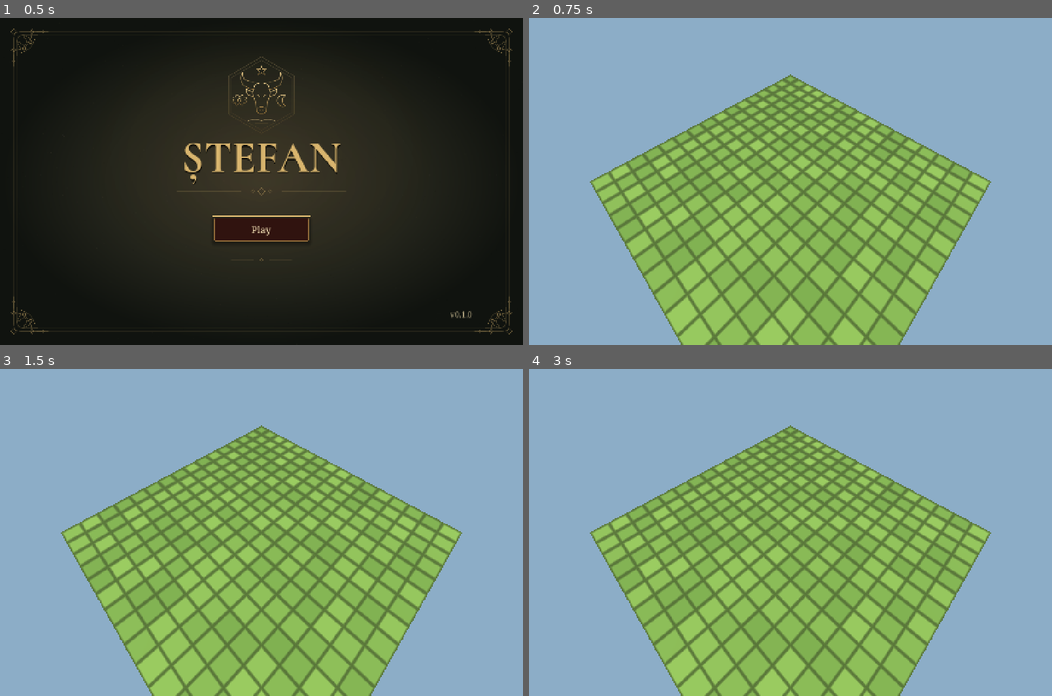
Above: before the commit, frames 1-4 (two rows, left to right).
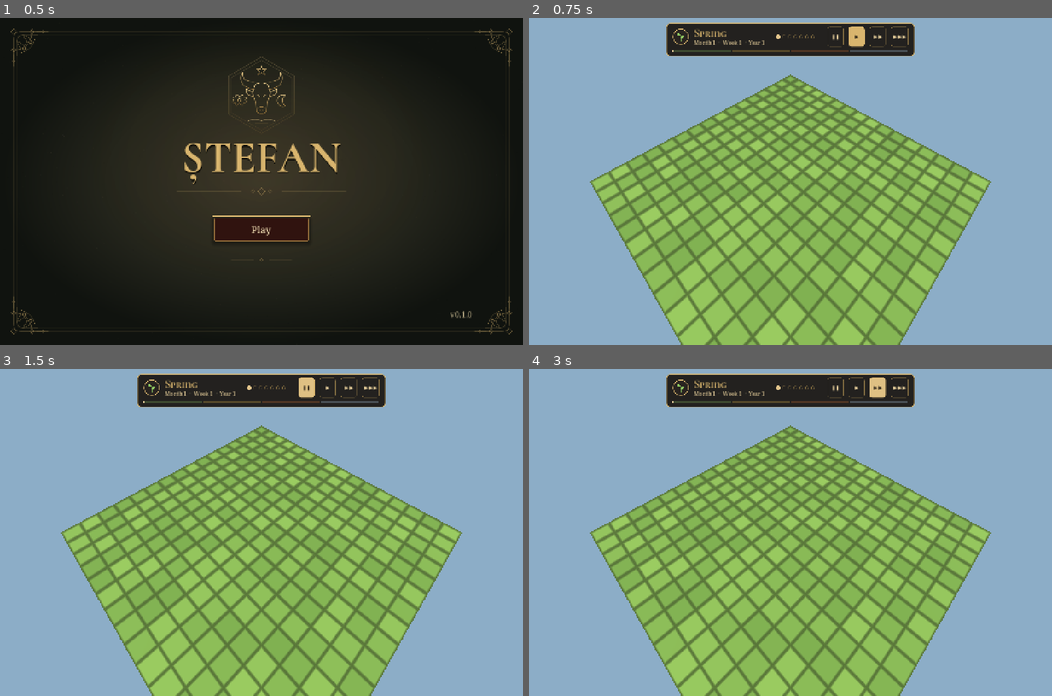
Above: after the commit, the same moments.

Repository: gcojocaru/razes
Game: Godot game, scene res://main.tscn
Same seed, same stepped clock (60 frames per second), same inputs: the game is played once before the commit and once after it. Sound files missing from this copy of the repository are replaced by a short silence.
Inputs (mouse positions are in pixels of both pictures, inside the frame that each line leads up to):
- Up to frame 1 (0.5 s): no input
- Up to frame 2 (0.75 s): click "Play" at 0.5 s
- Up to frame 3 (1.5 s): click (308, 388) at 1.25 s, where only the run after the commit has a clickable "❚❚"
- Up to frame 4 (3 s): click (858, 388) at 2 s, where only the run after the commit has a clickable "▶"; click (879, 388) at 2.75 s, where only the run after the commit has a clickable "▶▶"

Frame 1 is identical in both runs. In frame 2, 4.9% of the frame differs, in the area x 26-74%, y 1-12%; in frame 3, 4.9%; in frame 4, 4.9%.

Commit message:
feat: add a seasonal calendar with a time panel and speed controls
A year is 4 seasons of 3 months, each month 4 weeks of 7 days. A top-centre
panel shows the season emblem, date, day-of-week pips and year progress, with
pause, 1×, 2× and 4× buttons (Space, 1, 2, 3 on the keyboard).

Co-Authored-By: Claude Opus 5.5 <noreply@anthropic.com>

Diff:
--- /dev/null
+++ b/godot/calendar.gd
@@ -0,0 +1,22 @@
+class_name Calendar
+## Game calendar: a year is 4 seasons of 3 months, each month 4 weeks of 7 days.
+## Dates are derived from a single day count starting at 0 (first day of spring, year 1).
+
+const DAYS_PER_WEEK := 7
+const WEEKS_PER_MONTH := 4
+const MONTHS_PER_SEASON := 3
+const SEASONS := ["Spring", "Summer", "Autumn", "Winter"]
+
+const DAYS_PER_MONTH := DAYS_PER_WEEK * WEEKS_PER_MONTH
+const DAYS_PER_SEASON := DAYS_PER_MONTH * MONTHS_PER_SEASON
+const DAYS_PER_YEAR := DAYS_PER_SEASON * 4
+
+## Each field counts from 1, except season, which indexes SEASONS.
+static func date(day: int) -> Dictionary:
+	return {
+		"year": day / DAYS_PER_YEAR + 1,
+		"season": day % DAYS_PER_YEAR / DAYS_PER_SEASON,
+		"month": day % DAYS_PER_SEASON / DAYS_PER_MONTH + 1,
+		"week": day % DAYS_PER_MONTH / DAYS_PER_WEEK + 1,
+		"day": day % DAYS_PER_WEEK + 1,
+	}
--- a/godot/game.gd
+++ b/godot/game.gd
@@ -9,6 +9,14 @@
 const ZOOM_MAX := 40.0
 const ROTATE_SPEED := 1.8
 const DRAG_ROTATE_SPEED := 0.008
+const SECONDS_PER_DAY := 2.0
+
+var day := 0
+## Game-time multiplier; 0 is paused.
+var speed := 1
+var _resume_speed := 1
+var _day_time := 0.0
+var _time_hud: PanelContainer
 
 var hovered_cell := Vector2i(-1, -1)
 var selected_cell := Vector2i(-1, -1)
@@ -49,7 +57,33 @@
 	add_child(_camera)
 	_place_camera(Vector3.ZERO)
 
+	var hud := CanvasLayer.new()
+	add_child(hud)
+	_time_hud = preload("res://time_hud.gd").new()
+	_time_hud.speed_selected.connect(set_speed)
+	hud.add_child(_time_hud)
+	_show_date()
+
+func _show_date() -> void:
+	_time_hud.show_time(day, speed)
+
+func set_speed(new_speed: int) -> void:
+	if new_speed > 0:
+		_resume_speed = new_speed
+	speed = new_speed
+	_show_date()
+
+## Advances game time; whole days roll over and update the date display.
+func advance_time(seconds: float) -> void:
+	_day_time += seconds
+	while _day_time >= SECONDS_PER_DAY:
+		_day_time -= SECONDS_PER_DAY
+		day += 1
+	_show_date()
+
 func _process(delta: float) -> void:
+	if speed > 0:
+		advance_time(delta * speed)
 	var input := Input.get_vector("ui_left", "ui_right", "ui_up", "ui_down")
 	for key in [[KEY_A, Vector2.LEFT], [KEY_D, Vector2.RIGHT], [KEY_W, Vector2.UP], [KEY_S, Vector2.DOWN]]:
 		if Input.is_physical_key_pressed(key[0]):
@@ -74,6 +108,12 @@
 func _unhandled_input(event: InputEvent) -> void:
 	if event is InputEventMouseMotion and event.button_mask & MOUSE_BUTTON_MASK_RIGHT:
 		rotate_camera(-event.relative.x * DRAG_ROTATE_SPEED)
+	if event is InputEventKey and event.pressed and not event.echo:
+		match event.physical_keycode:
+			KEY_SPACE: set_speed(0 if speed > 0 else _resume_speed)
+			KEY_1: set_speed(1)
+			KEY_2: set_speed(2)
+			KEY_3: set_speed(4)
 	# macOS trackpads send gestures instead of wheel clicks.
 	if event is InputEventMagnifyGesture:
 		zoom_by(_zoom * (1.0 / event.factor - 1.0))
--- a/godot/tests/test_menu.gd
+++ b/godot/tests/test_menu.gd
@@ -83,7 +83,27 @@
 		var before: float = current_scene._zoom
 		current_scene._unhandled_input(pinch)
 		check(current_scene._zoom < before, "Trackpad pinch zooms in")
+		check(Calendar.DAYS_PER_YEAR == 336, "Year is 4 seasons x 3 months x 4 weeks x 7 days")
+		check(Calendar.date(0) == {"year": 1, "season": 0, "month": 1, "week": 1, "day": 1}, "Time starts on the first day of spring")
+		check(Calendar.date(335) == {"year": 1, "season": 3, "month": 3, "week": 4, "day": 7}, "Last day of the year is in winter")
+		check(Calendar.date(336).year == 2 and Calendar.date(336).season == 0, "Year rolls over into spring")
+		check(Calendar.date(28).month == 2 and Calendar.date(84).season == 1, "Months and seasons roll over")
+		var start_day: int = current_scene.day
+		current_scene.advance_time(current_scene.SECONDS_PER_DAY * 3)
+		check(current_scene.day == start_day + 3, "Game time advances whole days")
+		check(current_scene.find_child("TimeHud", true, false) != null, "Game shows the time panel")
+		var space := InputEventKey.new()
+		space.physical_keycode = KEY_SPACE
+		space.pressed = true
+		current_scene._unhandled_input(space)
+		check(current_scene.speed == 0, "Space pauses time")
+		current_scene._unhandled_input(space)
+		check(current_scene.speed == 1, "Space resumes the previous speed")
+		current_scene.set_speed(4)
+		start_day = current_scene.day
+		current_scene._process(current_scene.SECONDS_PER_DAY)
+		check(current_scene.day == start_day + 4, "Fastest speed runs four days per normal day")
 		check(current_scene._focus().is_equal_approx(looked_at), "Rotating orbits the field without moving the view centre")
 	if failures.is_empty():
-		print("PASS: title, Romanian glyph, version, focus, three layouts, Enter, Space and mouse Play, looping menu music stops on start, grid field with cell picking")
+		print("PASS: title, Romanian glyph, version, focus, three layouts, Enter, Space and mouse Play, looping menu music stops on start, grid field with cell picking, calendar with pause and speeds")
 	quit(0 if failures.is_empty() else 1)
--- /dev/null
+++ b/godot/time_hud.gd
@@ -0,0 +1,163 @@
+extends PanelContainer
+## Top-centre time panel: season emblem, date, week pips, year progress and speed buttons.
+
+signal speed_selected(speed: int)
+
+const SPEEDS := [0, 1, 2, 4]
+const SPEED_LABELS := ["❚❚", "▶", "▶▶", "▶▶▶"]
+const SEASON_COLORS := [Color(0.56, 0.78, 0.38), Color(0.96, 0.77, 0.3), Color(0.86, 0.45, 0.2), Color(0.76, 0.88, 0.98)]
+const GOLD := Color(0.85, 0.71, 0.43)
+const PARCHMENT := Color(0.94, 0.84, 0.63)
+const INK := Color(0.09, 0.07, 0.05, 0.9)
+
+var _day := 0
+var _season_label := Label.new()
+var _detail_label := Label.new()
+var _icon := Control.new()
+var _pips := Control.new()
+var _year_bar := Control.new()
+var _buttons: Array[Button] = []
+
+func _init() -> void:
+	name = "TimeHud"
+	anchor_left = 0.5
+	anchor_right = 0.5
+	grow_horizontal = Control.GROW_DIRECTION_BOTH
+	offset_top = 14
+	add_theme_stylebox_override("panel", _box(INK, GOLD, 10, 2, Vector2(18, 10)))
+
+	var serif := SystemFont.new()
+	serif.font_names = PackedStringArray(["Georgia", "Noto Serif", "DejaVu Serif"])
+
+	var column := VBoxContainer.new()
+	column.add_theme_constant_override("separation", 8)
+	add_child(column)
+	var row := HBoxContainer.new()
+	row.add_theme_constant_override("separation", 14)
+	column.add_child(row)
+
+	_icon.custom_minimum_size = Vector2(44, 44)
+	_icon.draw.connect(_draw_icon)
+	row.add_child(_icon)
+
+	var text := VBoxContainer.new()
+	text.add_theme_constant_override("separation", -4)
+	text.custom_minimum_size.x = 210
+	_season_label.add_theme_font_override("font", preload("res://assets/fonts/CormorantUnicase-Bold.ttf"))
+	_season_label.add_theme_font_size_override("font_size", 30)
+	_season_label.add_theme_color_override("font_color", GOLD)
+	_detail_label.add_theme_font_override("font", serif)
+	_detail_label.add_theme_font_size_override("font_size", 15)
+	_detail_label.add_theme_color_override("font_color", PARCHMENT)
+	text.add_child(_season_label)
+	text.add_child(_detail_label)
+	row.add_child(text)
+
+	_pips.custom_minimum_size = Vector2(7 * 16, 44)
+	_pips.draw.connect(_draw_pips)
+	row.add_child(_pips)
+
+	row.add_child(VSeparator.new())
+	var group := ButtonGroup.new()
+	for i in SPEEDS.size():
+		var button := Button.new()
+		button.text = SPEED_LABELS[i]
+		button.tooltip_text = "Pause (Space)" if i == 0 else "Speed %d× (key %d)" % [SPEEDS[i], i]
+		button.toggle_mode = true
+		button.button_group = group
+		# Keyboard focus would let Space press a button instead of toggling pause.
+		button.focus_mode = Control.FOCUS_NONE
+		button.custom_minimum_size = Vector2(44, 34)
+		button.mouse_default_cursor_shape = Control.CURSOR_POINTING_HAND
+		button.add_theme_font_override("font", serif)
+		button.add_theme_font_size_override("font_size", 13)
+		button.add_theme_color_override("font_color", PARCHMENT)
+		button.add_theme_color_override("font_pressed_color", INK)
+		button.add_theme_color_override("font_hover_pressed_color", INK)
+		button.add_theme_stylebox_override("normal", _box(Color(0, 0, 0, 0), GOLD.darkened(0.4), 6, 1, Vector2(6, 4)))
+		button.add_theme_stylebox_override("hover", _box(Color(GOLD, 0.15), GOLD, 6, 1, Vector2(6, 4)))
+		button.add_theme_stylebox_override("pressed", _box(GOLD, GOLD, 6, 1, Vector2(6, 4)))
+		button.add_theme_stylebox_override("hover_pressed", _box(GOLD.lightened(0.15), GOLD, 6, 1, Vector2(6, 4)))
+		button.pressed.connect(func() -> void: speed_selected.emit(SPEEDS[i]))
+		_buttons.append(button)
+		row.add_child(button)
+
+	_year_bar.custom_minimum_size = Vector2(0, 8)
+	_year_bar.tooltip_text = "Year progress"
+	_year_bar.draw.connect(_draw_year_bar)
+	column.add_child(_year_bar)
+
+func show_time(day: int, speed: int) -> void:
+	_day = day
+	var d := Calendar.date(day)
+	_season_label.text = Calendar.SEASONS[d.season]
+	_detail_label.text = "Month %d  ·  Week %d  ·  Year %d" % [d.month, d.week, d.year]
+	for i in _buttons.size():
+		_buttons[i].set_pressed_no_signal(SPEEDS[i] == speed)
+	_icon.queue_redraw()
+	_pips.queue_redraw()
+	_year_bar.queue_redraw()
+
+func _draw_icon() -> void:
+	var season: int = Calendar.date(_day).season
+	var color: Color = SEASON_COLORS[season]
+	var c := _icon.size / 2.0
+	_icon.draw_circle(c, 21, INK.lightened(0.08))
+	_icon.draw_arc(c, 21, 0, TAU, 40, GOLD, 1.5, true)
+	match season:
+		0: # Spring: a sprout.
+			_icon.draw_line(c + Vector2(0, 12), c + Vector2(0, -2), color, 2.5, true)
+			_icon.draw_colored_polygon(_leaf(c + Vector2(0, -2), Vector2(-11, -8)), color)
+			_icon.draw_colored_polygon(_leaf(c + Vector2(0, 2), Vector2(10, -6)), color)
+		1: # Summer: a sun.
+			for i in 8:
+				var dir := Vector2.from_angle(i * TAU / 8)
+				_icon.draw_line(c + dir * 10, c + dir * 16, color, 2.5, true)
+			_icon.draw_circle(c, 8, color)
+		2: # Autumn: a falling leaf.
+			_icon.draw_colored_polygon(_leaf(c + Vector2(-8, 9), Vector2(16, -18)), color)
+			_icon.draw_line(c + Vector2(-11, 12), c + Vector2(-6, 7), color, 2, true)
+		3: # Winter: a snowflake.
+			for i in 3:
+				var dir := Vector2.from_angle(i * PI / 3 + PI / 2) * 14
+				_icon.draw_line(c - dir, c + dir, color, 2.5, true)
+			_icon.draw_circle(c, 3, color)
+
+func _leaf(base: Vector2, reach: Vector2) -> PackedVector2Array:
+	var side := reach.orthogonal().normalized() * reach.length() * 0.3
+	return PackedVector2Array([base, base + reach * 0.5 + side, base + reach, base + reach * 0.5 - side])
+
+func _draw_pips() -> void:
+	var today: int = Calendar.date(_day).day
+	for i in 7:
+		var c := Vector2(8 + i * 16, _pips.size.y / 2.0)
+		if i + 1 == today:
+			_pips.draw_circle(c, 6, GOLD.lightened(0.2))
+		elif i + 1 < today:
+			_pips.draw_circle(c, 4, GOLD.darkened(0.2))
+		else:
+			_pips.draw_arc(c, 4, 0, TAU, 16, GOLD.darkened(0.45), 1.5, true)
+
+func _draw_year_bar() -> void:
+	var width := _year_bar.size.x
+	var height := _year_bar.size.y
+	var progress := float(_day % Calendar.DAYS_PER_YEAR) / Calendar.DAYS_PER_YEAR
+	for s in 4:
+		var rect := Rect2(width * s / 4.0 + 1, 2, width / 4.0 - 2, height - 4)
+		_year_bar.draw_rect(rect, Color(SEASON_COLORS[s], 0.25))
+		var filled := clampf(progress * width - rect.position.x, 0, rect.size.x)
+		_year_bar.draw_rect(Rect2(rect.position, Vector2(filled, rect.size.y)), SEASON_COLORS[s])
+	var x := progress * width
+	_year_bar.draw_rect(Rect2(x - 1.5, 0, 3, height), PARCHMENT)
+
+func _box(fill: Color, border: Color, radius: int, border_width: int, padding: Vector2) -> StyleBoxFlat:
+	var box := StyleBoxFlat.new()
+	box.bg_color = fill
+	box.border_color = border
+	box.set_border_width_all(border_width)
+	box.set_corner_radius_all(radius)
+	box.content_margin_left = padding.x
+	box.content_margin_right = padding.x
+	box.content_margin_top = padding.y
+	box.content_margin_bottom = padding.y
+	return box
Not shown, added: godot/calendar.gd.uid
Not shown, changed: README.md
